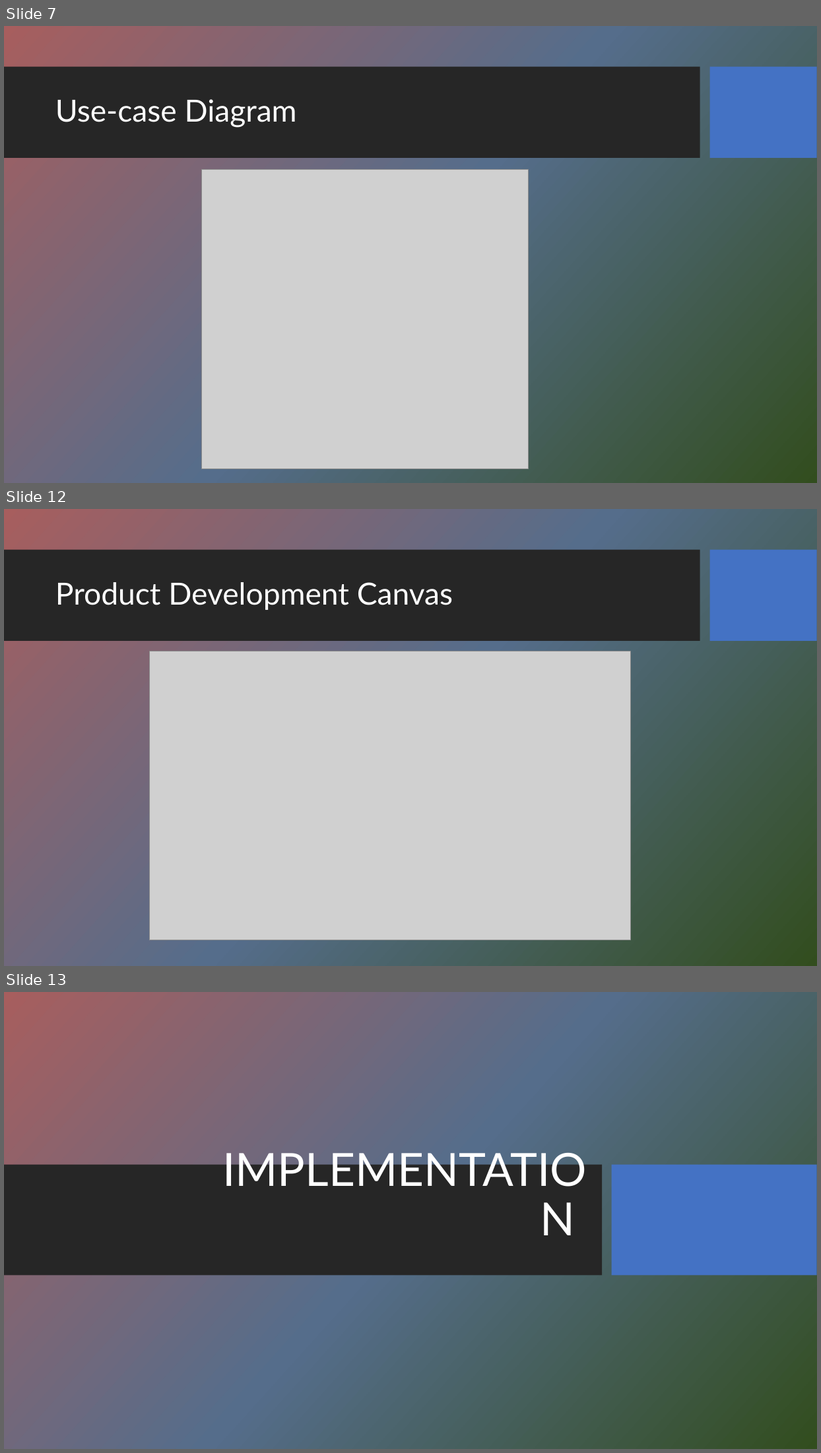
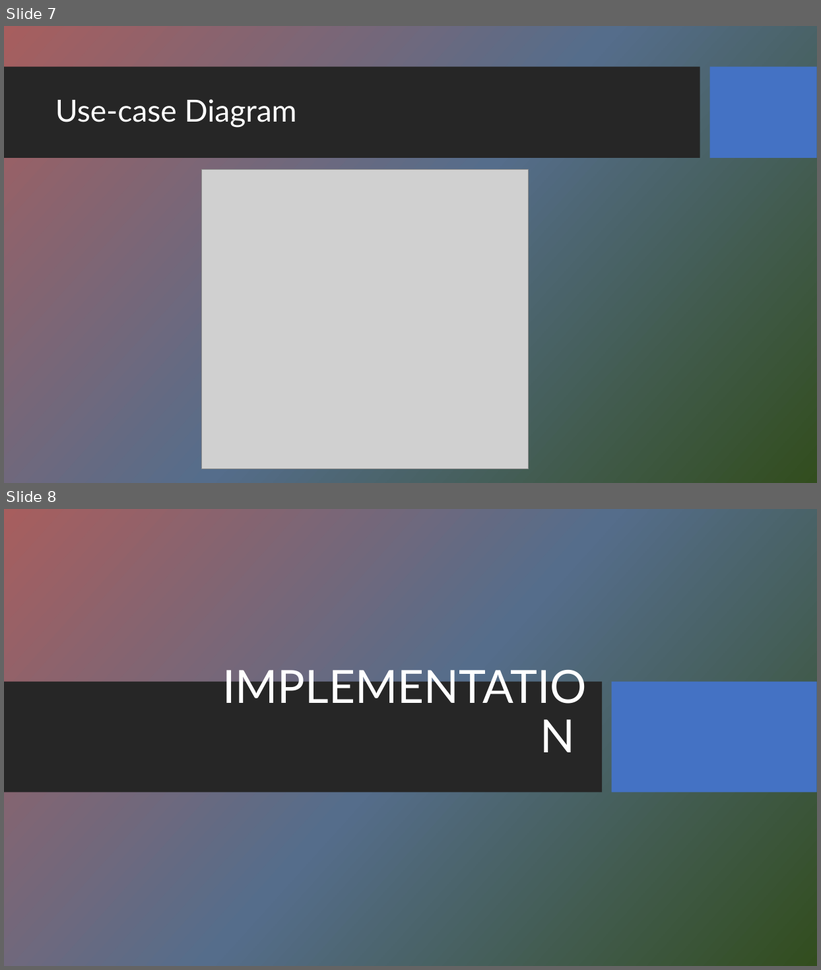
Before and after one commit to meetm2003/ChatBot, a slide deck: Information_Chatbot.pptx. Shown one above the other, each under a label of ours: slides 7, 12 and 13 before the commit, slides 7 and 8 after it; the slides between them are not shown. The pictures are 821x1453 and 821x970 pixels, drawn with LibreOffice and Linux fonts; fonts in the diff are those of the drawing; grey boxes stand for pictures; background and template pictures are left out. Boxes give left, top, right and bottom in pixels: in the first picture for what was removed or moved away, otherwise in the second. Text is boxed around its words. In the diff, an @@ line names an element or a change of style, - is before the commit and + after.

```diff
--- a/Information_Chatbot.pptx
+++ b/Information_Chatbot.pptx
@@ slide 12 removed at box(4, 509, 817, 966), background picture (left out); not listed: 2 template elements that a slide beside it also shows @@
@@ title removed at box(55, 582, 453, 610) @@
-Product Development Canvas
@@ picture removed at box(149, 652, 630, 941) @@
@@ what was slide 13 is now slide 8 @@
```
Also in this commit, not shown: 1 slide changed, 2 slides added, 4 other slides removed, 2 other files.
